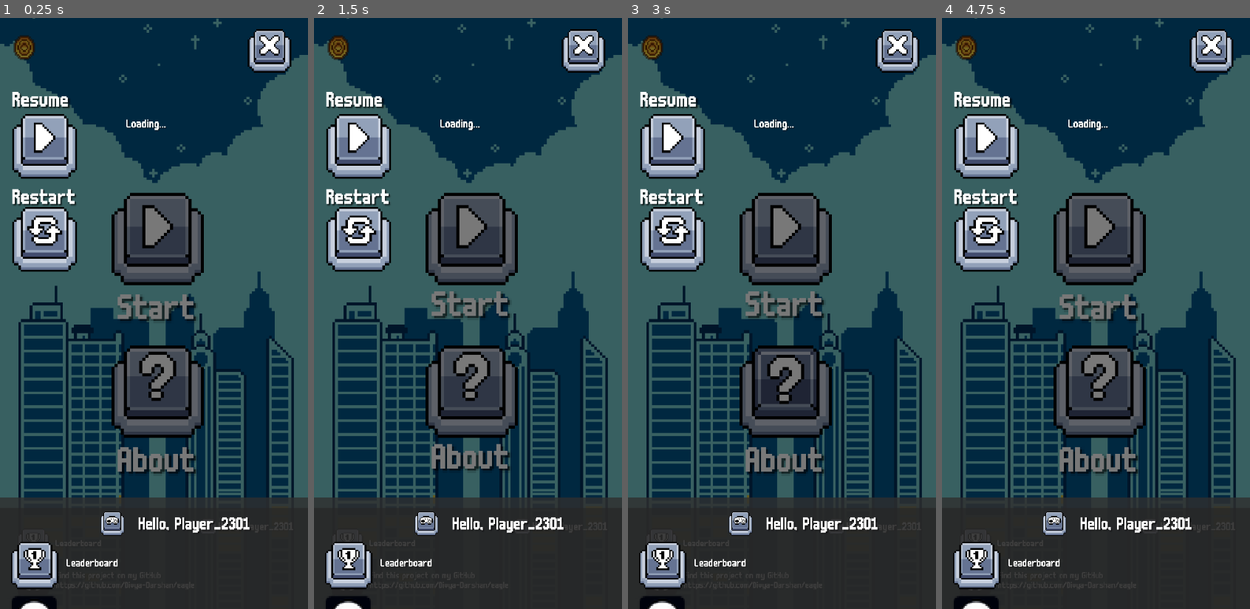
Above: before the commit, frames 1-4 (left to right).
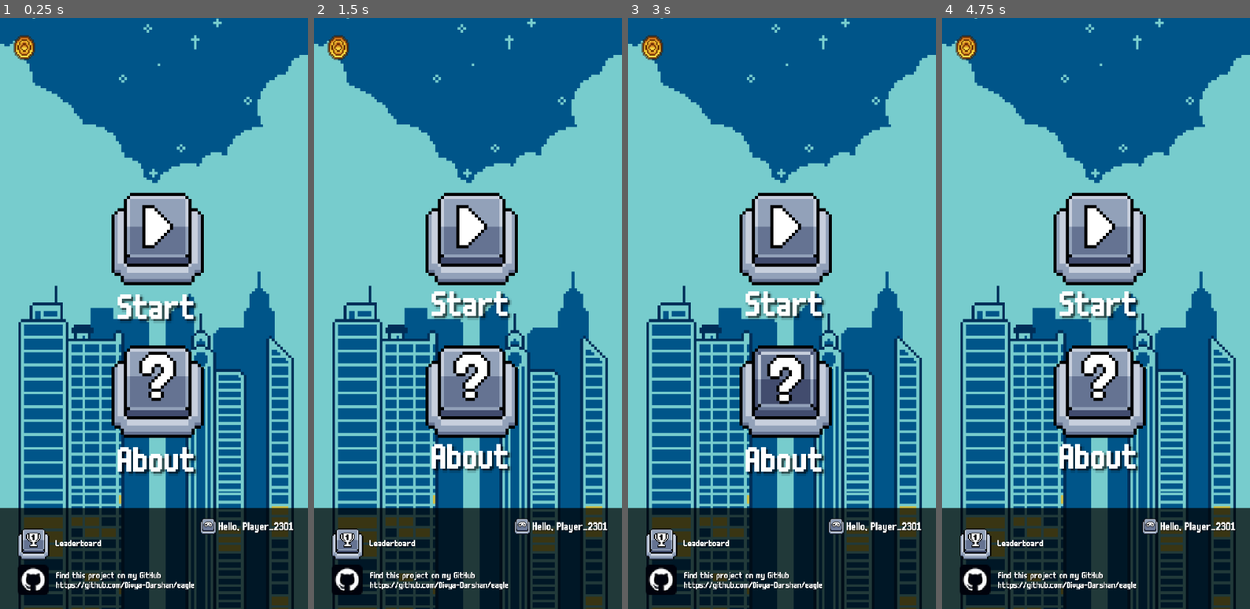
Above: after the commit, the same moments.

Repository: Divya-Darshan/Eagle
Game: Godot game, scene res://main.tscn
Same seed, same stepped clock (60 frames per second), same inputs: the game is played once before the commit and once after it.
Inputs (mouse positions are in pixels of both pictures, inside the frame that each line leads up to):
- Up to frame 1 (0.25 s): no input
- Up to frame 2 (1.5 s): tap Enter (ui_accept) at 0.5, 0.77, 1.07, 1.25 s; move the mouse to (535, 283) at 0.52 s; click (535, 283) at 0.67 s; drag from (406, 343) to (452, 431) at 1.27 s
- Up to frame 3 (3 s): tap Enter (ui_accept) at 2, 2.75 s; move the mouse to (812, 183) at 2.02 s; click (812, 183) at 2.17 s; drag from (766, 431) to (689, 224) at 2.77 s
- Up to frame 4 (4.75 s): move the mouse to (1188, 402) at 3.52 s; click (1188, 402) at 3.67 s; tap Enter (ui_accept) at 3.77, 4.07 s; drag from (1003, 224) to (1049, 165) at 4.27 s

The runs differ from the first frame. In frame 1, 91% of the frame differs, in the area x 0-100%, y 0-100%; in frame 2, 91%; in frame 3, 91%; in frame 4, 91%.

Commit message:
coll shap improved

Diff:
--- a/main.tscn
+++ b/main.tscn
@@ -15,6 +15,7 @@
 [ext_resource type="Texture2D" uid="uid://0asph0ldn3st" path="res://icon/github.png" id="13_w48qg"]
 
 [sub_resource type="RectangleShape2D" id="RectangleShape2D_ycdy4"]
+size = Vector2(20, 320.46564)
 
 [sub_resource type="RectangleShape2D" id="RectangleShape2D_w48qg"]
 
@@ -82,7 +83,7 @@
 script = ExtResource("5_e4eth")
 
 [node name="CollisionShape2D" type="CollisionShape2D" parent="CanvasLayer/Area2D" unique_id=1489390633]
-position = Vector2(592, 843)
+position = Vector2(592, 1624.9746)
 scale = Vector2(3686178600, -5.2050843)
 shape = SubResource("RectangleShape2D_ycdy4")
 
--- a/ui/menu/fectch.gd
+++ b/ui/menu/fectch.gd
@@ -64,13 +64,7 @@
 	update_leaderboard_label()
 
 func update_leaderboard_label() -> void:
-	var time_str = Time.get_time_string_from_system()
 	var text = ""
-
-	text += " LIVE LEADERBOARD \n"
-	text += "===================\n"
-	text += "Updated: " + time_str + "\n"
-	text += "===================\n\n"
 
 	if top_players.size() == 0:
 		text += "No players yet\n"
@@ -80,6 +74,5 @@
 			if player is Dictionary:
 				text += "  " + str(i+1) + ". " + str(player.get("username", "???")) + " - " + str(player.get("score", 0)) + "\n"
 
-	text += "\n==================="
 
 	leader.text = text
--- a/ui/menu/menu.tscn
+++ b/ui/menu/menu.tscn
@@ -61,6 +61,7 @@
 
 [node name="ColorRect" type="ColorRect" parent="." unique_id=698723616]
 process_mode = 3
+visible = false
 self_modulate = Color(0, 0, 0, 0.529412)
 offset_left = -88.0
 offset_top = -72.0
@@ -78,6 +79,7 @@
 
 [node name="close" type="TouchScreenButton" parent="." unique_id=1693127377]
 process_mode = 3
+visible = false
 position = Vector2(400, 16)
 scale = Vector2(2.349, 2.349)
 texture_normal = SubResource("AtlasTexture_r0u7i")
@@ -215,17 +217,17 @@
 [node name="Timer" type="Timer" parent="close/HBoxContainer/fectch" unique_id=2058332963]
 
 [node name="leader" type="Label" parent="close/HBoxContainer/fectch" unique_id=915420081]
-offset_left = 178.2273
-offset_top = 257.34653
-offset_right = 678.2273
-offset_bottom = 1257.3466
+offset_left = 119.92869
+offset_top = 244.854
+offset_right = 348.6887
+offset_bottom = 544.854
+scale = Vector2(1.8, 1.8)
 theme_override_colors/font_shadow_color = Color(0, 0, 0, 0.537255)
 theme_override_fonts/font = ExtResource("3_iiwfg")
 text = "Loading..."
 metadata/_edit_use_anchors_ = true
 
 [node name="goon" parent="close" unique_id=484620503 instance=ExtResource("6_ah353")]
-visible = false
 offset_left = -160.068
 offset_top = 183.908
 offset_right = -92.0681
Not shown, changed: export_presets.cfg
Binary file changed: icon/main.png
Not shown, changed: app/eagle.apk
Not shown, changed: app/eagle.apk.idsig
Not shown, changed: pt/i.bat
